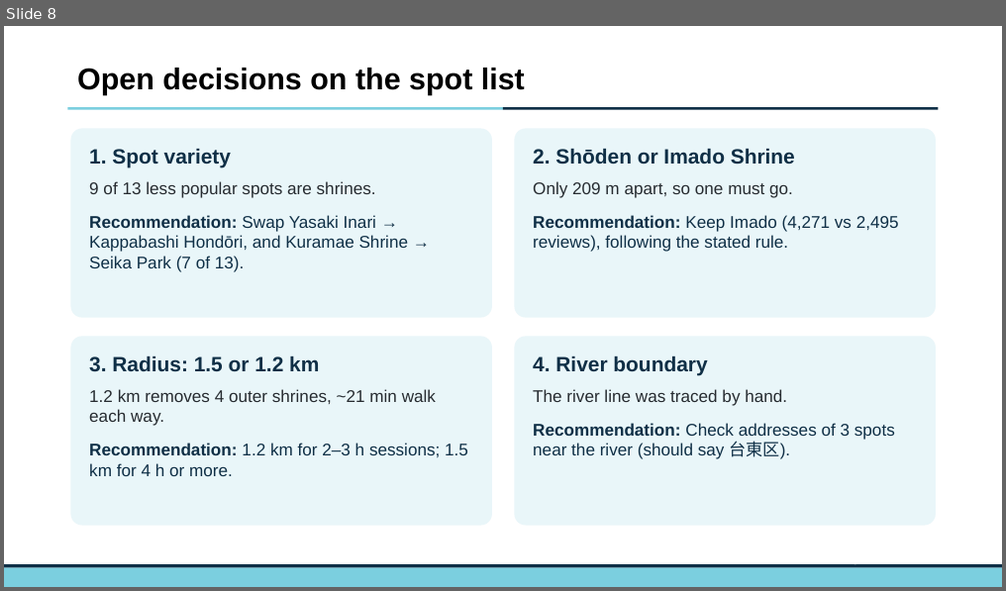
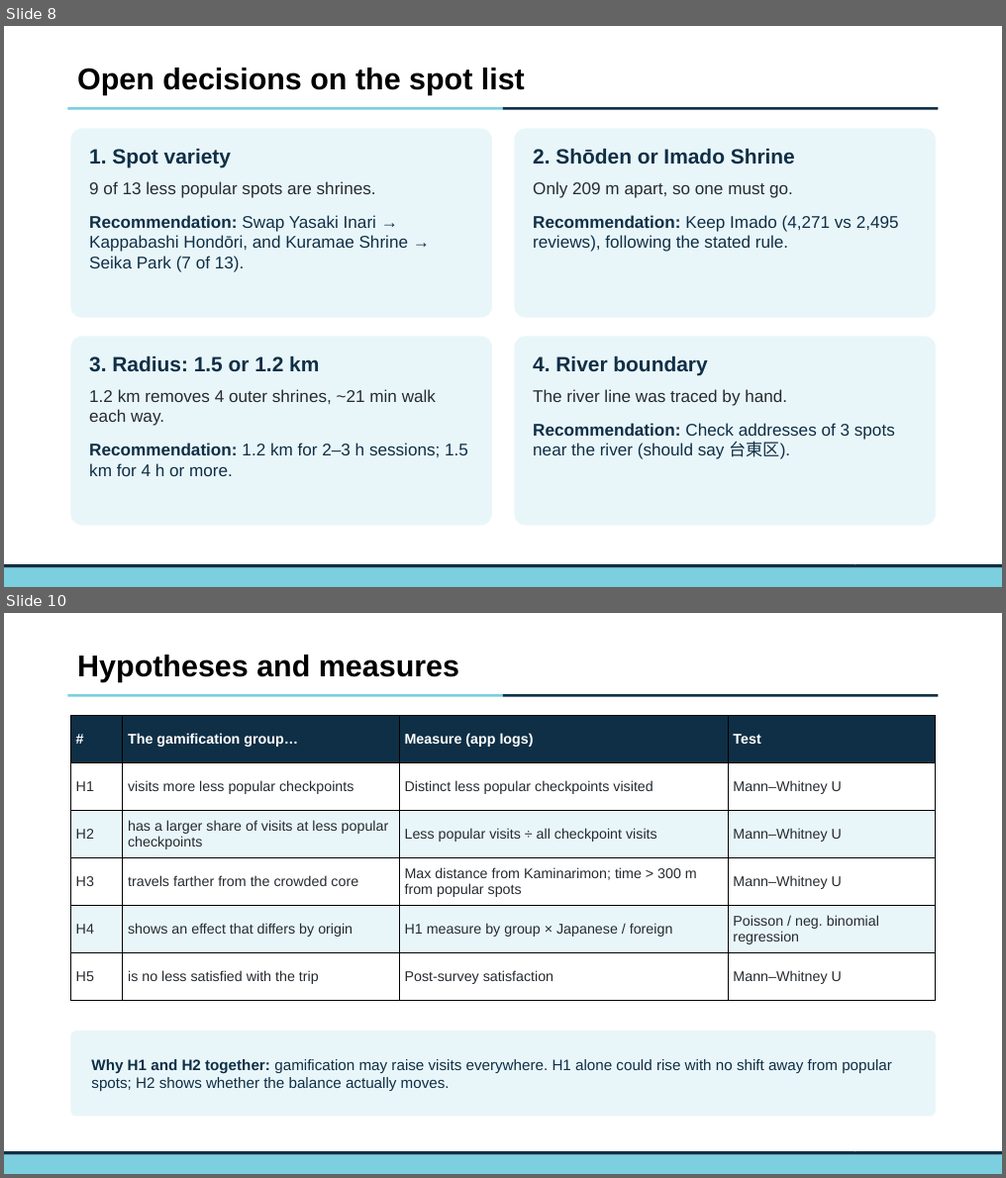
Before and after one commit to JakeChoi03/GitHub, a slide deck: reports/Asakusa_progress_report.pptx. Shown one above the other, each under a label of ours: slide 8 before the commit, slides 8 and 10 after it; the slides between them are not shown. The pictures are 1006x591 and 1006x1178 pixels, drawn with LibreOffice and Linux fonts; fonts in the diff are those of the drawing; background and template pictures are left out. Boxes give left, top, right and bottom in pixels: in the first picture for what was removed or moved away, otherwise in the second. Text is boxed around its words. In the diff, an @@ line names an element or a change of style, - is before the commit and + after.

```diff
--- a/reports/Asakusa_progress_report.pptx
+++ b/reports/Asakusa_progress_report.pptx
@@ slide 10 added at <box>4,613,1002,1174</box>, background #FFFFFF; not listed: 4 template elements that a slide beside it also shows @@
@@ text added at <box>77,655,459,682</box>, 32 pt, text #000000, bold @@
+Hypotheses and measures
@@ table added at <box>70,716,936,1001</box>, 6 rows, 4 columns @@
+# | The gamification group… | Measure (app logs) | Test
+H1 | visits more less popular checkpoints | Distinct less popular checkpoints visited | Mann–Whitney U
+H2 | has a larger share of visits at less popular checkpoints | Less popular visits ÷ all checkpoint visits | Mann–Whitney U
+H3 | travels farther from the crowded core | Max distance from Kaminarimon; time > 300 m from popular spots | Mann–Whitney U
+H4 | shows an effect that differs by origin | H1 measure by group × Japanese / foreign | Poisson / neg. binomial regression
+H5 | is no less satisfied with the trip | Post-survey satisfaction | Mann–Whitney U
@@ rounded rectangle added at <box>70,1031,936,1117</box>, fill #E9F6F9 @@
@@ text added at <box>91,1059,892,1091</box>, 16 pt, text #0F2F46 @@
+Why H1 and H2 together: gamification may raise visits everywhere. H1 alone could rise with no shift away from popular spots; H2 shows whether the balance actually moves.
@@ page number added at <box>842,1152,860,1156</box>, 18 pt, text #FFFFFF @@
+10
```
Also in this commit, not shown: 5 slides changed.
